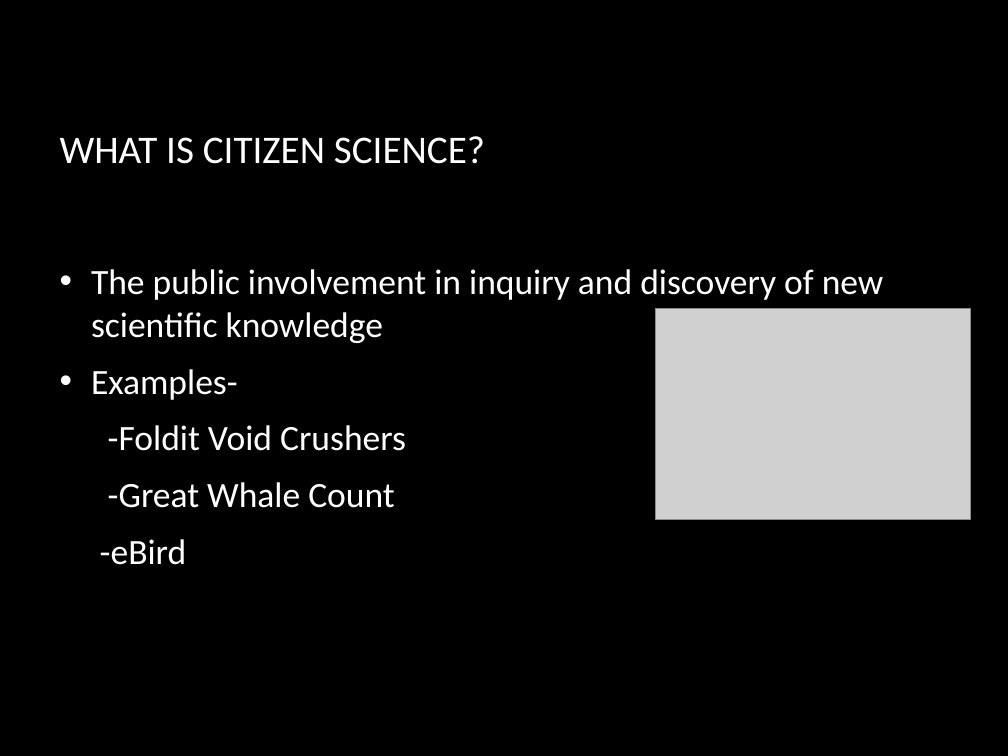
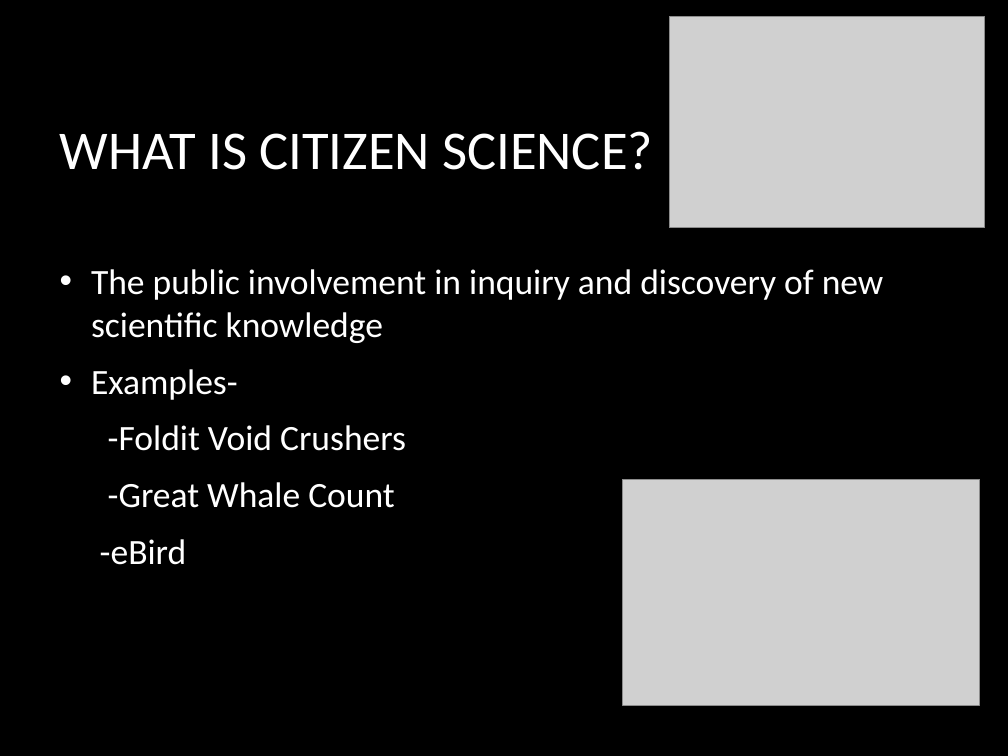
Before and after one commit to qrprat77/https---github.com-qrprat77-Biology_project, a slide deck: slide 4 of Resource/Bio_Presentation.pptx (slide 3 before the commit). Drawn at 1008x756 pixels with LibreOffice and Linux fonts; fonts in the diff are those of the drawing; grey boxes stand for pictures; background and template pictures are left out. Boxes give left, top, right and bottom in pixels: in the first picture for what was removed or moved away, otherwise in the second. Text is boxed around its words. In the diff, an @@ line names an element or a change of style, - is before the commit and + after.

```diff
--- a/Resource/Bio_Presentation.pptx
+++ b/Resource/Bio_Presentation.pptx
@@ picture: place and size @@
-picture at <box>656,308,971,520</box>
+picture at <box>670,16,985,228</box>
@@ title "WHAT IS CITIZEN SCIENCE?" at <box>60,131,653,170</box>: size 30.9 to 43 pt @@
@@ picture added at <box>623,479,980,705</box> @@
```
Also in this commit, not shown: 8 other slides changed.
